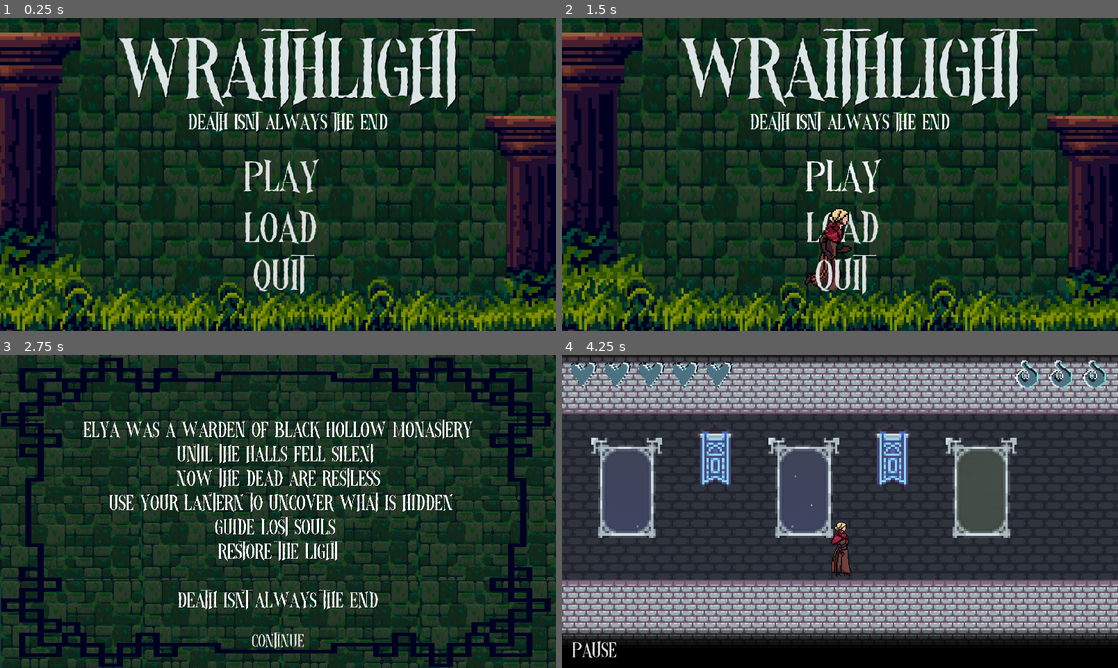
Above: before the commit, frames 1-4 (two rows, left to right).
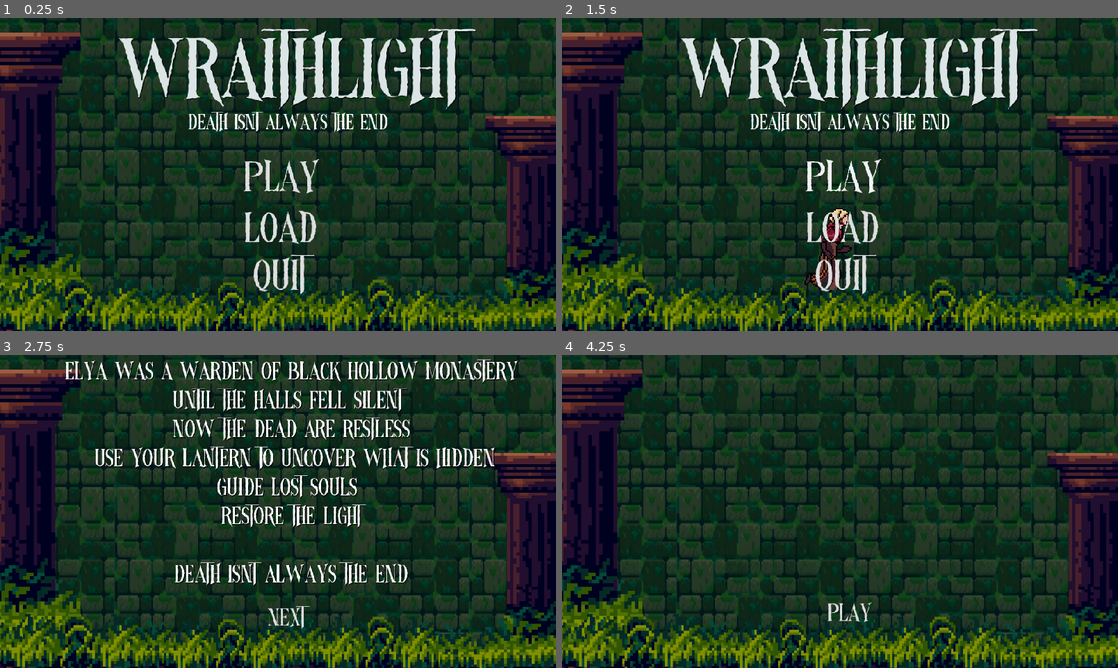
Above: after the commit, the same moments.

Repository: jnbaum/wraithlight
Game: Godot game, scene res://Levels/control.tscn
Two runs of this game, one before a commit and one after it. Both use one fixed random seed, a clock stepped at 60 frames per second and the inputs below.
Inputs (mouse positions are in pixels of both pictures, inside the frame that each line leads up to):
- Up to frame 1 (0.25 s): no input
- Up to frame 2 (1.5 s): click "Load" at 0.5 s; click "Play" at 1.25 s
- Up to frame 3 (2.75 s): click "Play" at 2 s
- Up to frame 4 (4.25 s): click (840, 646) at 2.75 s, where only the run before the commit has a clickable "Continue"; click (840, 646) at 3.5 s, where only the run before the commit has a clickable "Continue"

The runs differ from the first frame. In frame 2, 0.1% of the frame differs, in the area x 46-52%, y 62-72%; in frame 3, 57%; in frame 4, 86%, in the area x 0-100%, y 0-100%.

Commit message:
Rearranged opening scenes to help with music continuation. Added the beginnings of an explainer page.

Diff:
--- a/FirstCut.tscn
+++ b/FirstCut.tscn
@@ -8,10 +8,16 @@
 
 [sub_resource type="StyleBoxEmpty" id="StyleBoxEmpty_ywsry"]
 
+[sub_resource type="StyleBoxEmpty" id="StyleBoxEmpty_2d4wv"]
+
 [node name="Node2D" type="Node2D"]
 script = ExtResource("1_3hbp8")
 
 [node name="Camera2D" type="Camera2D" parent="."]
+
+[node name="ClickSound" type="AudioStreamPlayer2D" parent="."]
+stream = ExtResource("5_3lsxp")
+bus = &"SoundEffects"
 
 [node name="Background" type="Node2D" parent="."]
 
@@ -89,20 +95,33 @@
 scale = Vector2(1, 1.21705)
 texture = ExtResource("1_e14q4")
 
-[node name="ColorRect" type="ColorRect" parent="."]
+[node name="ColorRect" type="ColorRect" parent="Background"]
 offset_left = -974.0
 offset_top = -542.0
 offset_right = 968.0
 offset_bottom = 569.0
 color = Color(0, 0.152941, 0.164706, 0.623529)
 
-[node name="Border" type="Sprite2D" parent="."]
+[node name="Border" type="Sprite2D" parent="Background"]
 modulate = Color(0, 0, 0.129412, 1)
 position = Vector2(-113, 21.0001)
 scale = Vector2(21.098, 11.8557)
 texture = ExtResource("2_7m5ti")
 
-[node name="Label" type="Label" parent="."]
+[node name="StoryScene" type="Node" parent="."]
+
+[node name="Button" type="Button" parent="StoryScene"]
+offset_left = -95.0
+offset_top = 427.0
+offset_right = 95.0
+offset_bottom = 502.0
+theme_override_fonts/font = ExtResource("3_w7f6x")
+theme_override_font_sizes/font_size = 50
+theme_override_styles/focus = SubResource("StyleBoxEmpty_ywsry")
+text = "Continue"
+flat = true
+
+[node name="Label" type="Label" parent="StoryScene"]
 offset_left = -689.0
 offset_top = -300.0
 offset_right = 690.0
@@ -122,19 +141,26 @@
 Death isnt always the end"
 horizontal_alignment = 1
 
-[node name="Button" type="Button" parent="."]
-offset_left = -95.0
-offset_top = 427.0
-offset_right = 95.0
-offset_bottom = 502.0
+[node name="ExplainerScene" type="Node" parent="."]
+
+[node name="Label" type="Label" parent="ExplainerScene"]
+offset_left = -420.0
+offset_top = -410.0
+offset_right = 401.0
+offset_bottom = -310.0
+theme_override_fonts/font = ExtResource("3_w7f6x")
+theme_override_font_sizes/font_size = 75
+text = "How to Play WraithLight"
+
+[node name="Button" type="Button" parent="ExplainerScene"]
+offset_left = -62.0
+offset_top = 376.0
+offset_right = 56.0
+offset_bottom = 451.0
 theme_override_fonts/font = ExtResource("3_w7f6x")
 theme_override_font_sizes/font_size = 50
-theme_override_styles/focus = SubResource("StyleBoxEmpty_ywsry")
-text = "Continue"
+theme_override_styles/focus = SubResource("StyleBoxEmpty_2d4wv")
+text = "Play"
 flat = true
 
-[node name="ClickSound" type="AudioStreamPlayer2D" parent="."]
-stream = ExtResource("5_3lsxp")
-bus = &"SoundEffects"
-
-[connection signal="pressed" from="Button" to="." method="_on_button_pressed"]
+[connection signal="pressed" from="StoryScene/Button" to="." method="_on_button_pressed"]
--- a/Levels/control.gd
+++ b/Levels/control.gd
@@ -3,6 +3,9 @@
 
 # Called when the node enters the scene tree for the first time.
 func _ready() -> void:
+	$FirstOpen.visible = true
+	$Story.visible = false
+	$Explainer.visible = false
 	pass # Replace with function body.
 
 
@@ -17,7 +20,7 @@
 func _on_settings_button_pressed() -> void:
 	$ClickSound.play()
 	await get_tree().create_timer(1.25).timeout
-	get_tree().change_scene_to_file("res://settings.tscn")
+	#get_tree().change_scene_to_file("res://settings.tscn")
 	pass # Replace with function body.
 
 
@@ -26,7 +29,9 @@
 func _on_play_button_pressed() -> void:
 	$ClickSound.play()
 	await get_tree().create_timer(1.25).timeout
-	get_tree().change_scene_to_file("res://FirstCut.tscn")
+	$FirstOpen.visible = false
+	$Story.visible = true
+	#get_tree().change_scene_to_file("res://FirstCut.tscn")
 
 
 
@@ -44,3 +49,24 @@
 	await get_tree().create_timer(1.25).timeout
 	#PUT STUFF HERE
 	pass # Replace with function body.
+
+
+
+
+
+func _on_play_2_pressed() -> void:
+	$ClickSound.play()
+	await get_tree().create_timer(1.25).timeout
+	$FirstOpen.visible = false
+	$Story.visible = false
+	get_tree().change_scene_to_file("res://Levels/level.tscn")
+	pass # Replace with function body.
+
+
+func _on_next_pressed() -> void:
+	$ClickSound.play()
+	await get_tree().create_timer(1.25).timeout
+	$FirstOpen.visible = false
+	$Story.visible = false
+	$Explainer.visible = true
+	pass # Replace with function body.
--- a/Levels/control.tscn
+++ b/Levels/control.tscn
@@ -21,11 +21,7 @@
 [sub_resource type="RectangleShape2D" id="RectangleShape2D_stomh"]
 size = Vector2(2.95124, 2.66649)
 
-[sub_resource type="StyleBoxEmpty" id="StyleBoxEmpty_sjrd0"]
-
 [sub_resource type="StyleBoxEmpty" id="StyleBoxEmpty_q2l5x"]
-
-[sub_resource type="StyleBoxEmpty" id="StyleBoxEmpty_e6g6p"]
 
 [sub_resource type="AtlasTexture" id="AtlasTexture_lvg5b"]
 atlas = ExtResource("6_6vunp")
@@ -134,6 +130,14 @@
 
 [sub_resource type="StyleBoxEmpty" id="StyleBoxEmpty_d6rjg"]
 
+[sub_resource type="StyleBoxEmpty" id="StyleBoxEmpty_e6g6p"]
+
+[sub_resource type="StyleBoxEmpty" id="StyleBoxEmpty_sjrd0"]
+
+[sub_resource type="StyleBoxEmpty" id="StyleBoxEmpty_3djrx"]
+
+[sub_resource type="StyleBoxEmpty" id="StyleBoxEmpty_4gohf"]
+
 [node name="OpenScene" type="Control"]
 layout_mode = 3
 anchors_preset = 15
@@ -213,18 +217,6 @@
 scale = Vector2(1.82371, -1.13846)
 shape = SubResource("RectangleShape2D_stomh")
 
-[node name="PlayButton" type="Button" parent="."]
-layout_mode = 0
-offset_left = -80.5
-offset_top = 101.5
-offset_right = 59.5
-offset_bottom = 190.5
-theme_override_fonts/font = ExtResource("7_05tpf")
-theme_override_font_sizes/font_size = 60
-theme_override_styles/focus = SubResource("StyleBoxEmpty_sjrd0")
-text = "Play"
-flat = true
-
 [node name="SettingsButton" type="Button" parent="."]
 visible = false
 layout_mode = 0
@@ -238,21 +230,46 @@
 text = "Settings"
 flat = true
 
-[node name="LoadButton" type="Button" parent="."]
-layout_mode = 0
-offset_left = -79.0
-offset_top = 190.0
-offset_right = 54.0
-offset_bottom = 279.0
-theme_override_fonts/font = ExtResource("7_05tpf")
-theme_override_font_sizes/font_size = 60
-theme_override_styles/focus = SubResource("StyleBoxEmpty_e6g6p")
-text = "Load"
-flat = true
-
-[node name="Logo" type="Label" parent="."]
+[node name="CharacterBody2D" type="CharacterBody2D" parent="."]
+scale = Vector2(0.5, 0.5)
+
+[node name="AnimatedSprite2D" type="AnimatedSprite2D" parent="CharacterBody2D"]
+position = Vector2(-1592, 349)
+scale = Vector2(5.14375, 5.24889)
+sprite_frames = SubResource("SpriteFrames_aluet")
+autoplay = "default"
+frame_progress = 0.82641
+
+[node name="AnimationPlayer" type="AnimationPlayer" parent="CharacterBody2D/AnimatedSprite2D"]
+libraries = {
+&"": SubResource("AnimationLibrary_ujc27")
+}
+autoplay = "new_animation"
+
+[node name="CollisionShape2D" type="CollisionShape2D" parent="CharacterBody2D"]
+position = Vector2(-1627, 515)
+shape = SubResource("CapsuleShape2D_q4843")
+
+[node name="AudioStreamPlayer" type="AudioStreamPlayer" parent="CharacterBody2D"]
+stream = ExtResource("7_oh60x")
+volume_db = -3.748
+autoplay = true
+bus = &"SoundEffects"
+
+[node name="OpenMusic" type="AudioStreamPlayer2D" parent="."]
+stream = ExtResource("8_hy7so")
+autoplay = true
+bus = &"Music"
+
+[node name="ClickSound" type="AudioStreamPlayer2D" parent="."]
+stream = ExtResource("9_tlrey")
+bus = &"SoundEffects"
+
+[node name="FirstOpen" type="Node2D" parent="."]
+visible = false
+
+[node name="Logo" type="Label" parent="FirstOpen"]
 modulate = Color(0.9, 0.9, 0.9, 1)
-layout_mode = 0
 offset_left = -293.5
 offset_top = -98.0
 offset_right = 295.5
@@ -264,34 +281,7 @@
 theme_override_font_sizes/font_size = 120
 text = "WraithLight"
 
-[node name="CharacterBody2D" type="CharacterBody2D" parent="."]
-scale = Vector2(0.5, 0.5)
-
-[node name="AnimatedSprite2D" type="AnimatedSprite2D" parent="CharacterBody2D"]
-position = Vector2(-1592, 349)
-scale = Vector2(5.14375, 5.24889)
-sprite_frames = SubResource("SpriteFrames_aluet")
-autoplay = "default"
-frame_progress = 0.82641
-
-[node name="AnimationPlayer" type="AnimationPlayer" parent="CharacterBody2D/AnimatedSprite2D"]
-libraries = {
-&"": SubResource("AnimationLibrary_ujc27")
-}
-autoplay = "new_animation"
-
-[node name="CollisionShape2D" type="CollisionShape2D" parent="CharacterBody2D"]
-position = Vector2(-1627, 515)
-shape = SubResource("CapsuleShape2D_q4843")
-
-[node name="AudioStreamPlayer" type="AudioStreamPlayer" parent="CharacterBody2D"]
-stream = ExtResource("7_oh60x")
-volume_db = -3.748
-autoplay = true
-bus = &"SoundEffects"
-
-[node name="TagLine" type="Label" parent="."]
-layout_mode = 0
+[node name="TagLine" type="Label" parent="FirstOpen"]
 offset_left = -171.5
 offset_top = 21.0
 offset_right = 173.5
@@ -300,9 +290,8 @@
 theme_override_font_sizes/font_size = 30
 text = "Death Isnt Always The End"
 
-[node name="QuitButton" type="Button" parent="."]
+[node name="QuitButton" type="Button" parent="FirstOpen"]
 z_index = 1
-layout_mode = 0
 offset_left = -63.5
 offset_top = 271.5
 offset_right = 36.5
@@ -313,16 +302,83 @@
 text = "Quit"
 flat = true
 
-[node name="OpenMusic" type="AudioStreamPlayer2D" parent="."]
-stream = ExtResource("8_hy7so")
-autoplay = true
-bus = &"Music"
-
-[node name="ClickSound" type="AudioStreamPlayer2D" parent="."]
-stream = ExtResource("9_tlrey")
-bus = &"SoundEffects"
-
-[connection signal="pressed" from="PlayButton" to="." method="_on_play_button_pressed"]
+[node name="LoadButton" type="Button" parent="FirstOpen"]
+offset_left = -79.0
+offset_top = 190.0
+offset_right = 54.0
+offset_bottom = 279.0
+theme_override_fonts/font = ExtResource("7_05tpf")
+theme_override_font_sizes/font_size = 60
+theme_override_styles/focus = SubResource("StyleBoxEmpty_e6g6p")
+text = "Load"
+flat = true
+
+[node name="PlayButton" type="Button" parent="FirstOpen"]
+offset_left = -80.5
+offset_top = 101.5
+offset_right = 59.5
+offset_bottom = 190.5
+theme_override_fonts/font = ExtResource("7_05tpf")
+theme_override_font_sizes/font_size = 60
+theme_override_styles/focus = SubResource("StyleBoxEmpty_sjrd0")
+text = "Play"
+flat = true
+
+[node name="Story" type="Node2D" parent="."]
+visible = false
+
+[node name="StoryLabel" type="Label" parent="Story"]
+z_index = 1
+offset_left = -665.0
+offset_top = -133.5
+offset_right = 679.0
+offset_bottom = 535.5
+theme_override_colors/font_color = Color(1, 1, 1, 1)
+theme_override_colors/font_shadow_color = Color(0, 0, 0, 1)
+theme_override_colors/font_outline_color = Color(0, 0, 0, 1)
+theme_override_fonts/font = ExtResource("7_05tpf")
+theme_override_font_sizes/font_size = 35
+text = "Elya was a warden of Black Hollow Monastery
+until the halls fell silent
+Now the dead are restless
+ Use your lantern to uncover what is hidden
+guide lost souls
+restore the light
+
+Death isnt always the end"
+horizontal_alignment = 1
+
+[node name="Next" type="Button" parent="Story"]
+z_index = 1
+anchors_preset = -1
+anchor_right = 0.017
+anchor_bottom = 0.155
+offset_left = -53.5
+offset_top = 278.0
+offset_right = 47.5
+offset_bottom = 353.0
+theme_override_fonts/font = ExtResource("7_05tpf")
+theme_override_font_sizes/font_size = 35
+theme_override_styles/focus = SubResource("StyleBoxEmpty_3djrx")
+text = "Next"
+flat = true
+
+[node name="Explainer" type="Node2D" parent="."]
+
+[node name="Play2" type="Button" parent="Explainer"]
+offset_left = -42.5
+offset_top = 280.0
+offset_right = 42.5
+offset_bottom = 335.0
+theme_override_fonts/font = ExtResource("7_05tpf")
+theme_override_font_sizes/font_size = 35
+theme_override_styles/focus = SubResource("StyleBoxEmpty_4gohf")
+text = "Play"
+flat = true
+
 [connection signal="pressed" from="SettingsButton" to="." method="_on_settings_button_pressed"]
-[connection signal="pressed" from="LoadButton" to="." method="_on_load_button_pressed"]
-[connection signal="pressed" from="QuitButton" to="." method="_on_quit_button_pressed"]
+[connection signal="pressed" from="FirstOpen/QuitButton" to="." method="_on_quit_button_pressed"]
+[connection signal="pressed" from="FirstOpen/LoadButton" to="." method="_on_load_button_pressed"]
+[connection signal="pressed" from="FirstOpen/PlayButton" to="." method="_on_play_button_pressed"]
+[connection signal="pressed" from="Story/Next" to="." method="_on_next_pressed"]
+[connection signal="pressed" from="Explainer/Play2" to="." method="_on_play_2_pressed"]
Not shown: 1 places in FirstCut.tscn that only renumber resources
Not shown: 1 places in Levels/control.tscn that only renumber resources
